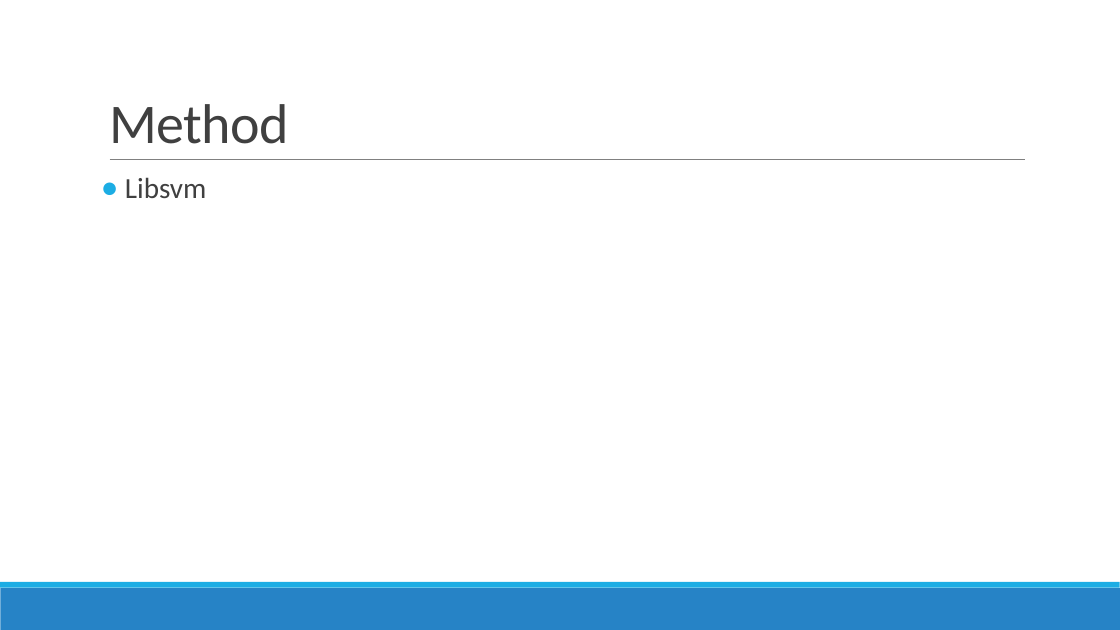
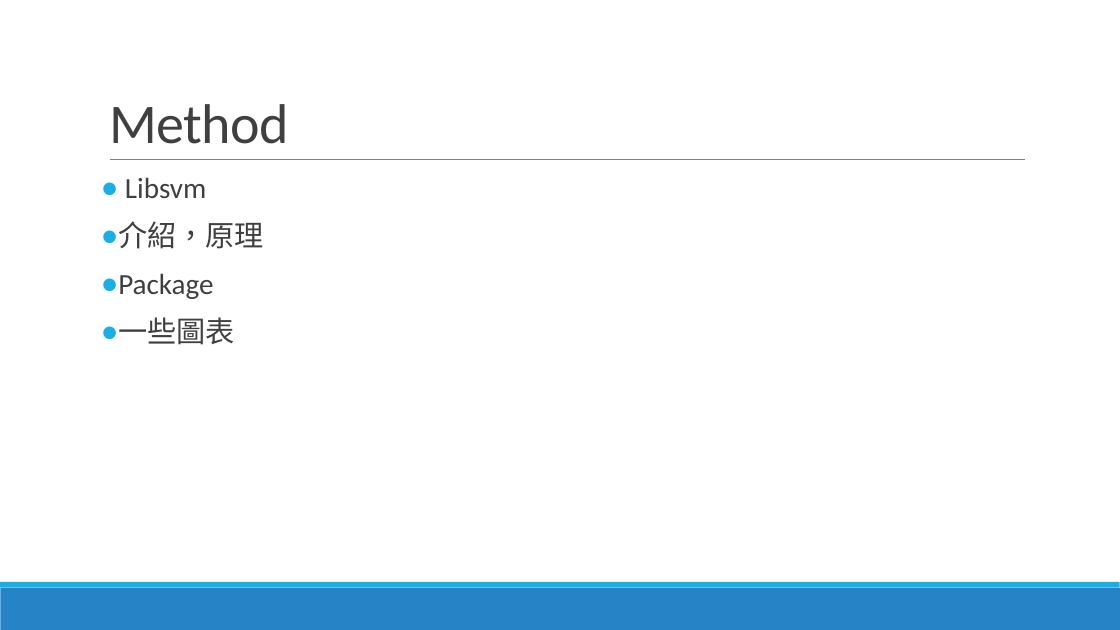
Before and after one commit to 1071-DataScience/finalproject-lazurite, a slide deck: slide 6 of docs/project.pptx (slide 7 before the commit). Drawn at 1120x630 pixels with LibreOffice and Linux fonts; fonts in the diff are those of the drawing. Boxes give left, top, right and bottom in pixels: in the first picture for what was removed or moved away, otherwise in the second. Text is boxed around its words. In the diff, an @@ line names an element or a change of style, - is before the commit and + after.

```diff
--- a/docs/project.pptx
+++ b/docs/project.pptx
@@ text at (x1=118, y1=221, x2=264, y2=345): paragraphs added @@
+● 介紹，原理
+● Package
+● 一些圖表
```
Also in this commit, not shown: 2 other slides changed, 9 slides added, 5 slides removed, 1 other file.
